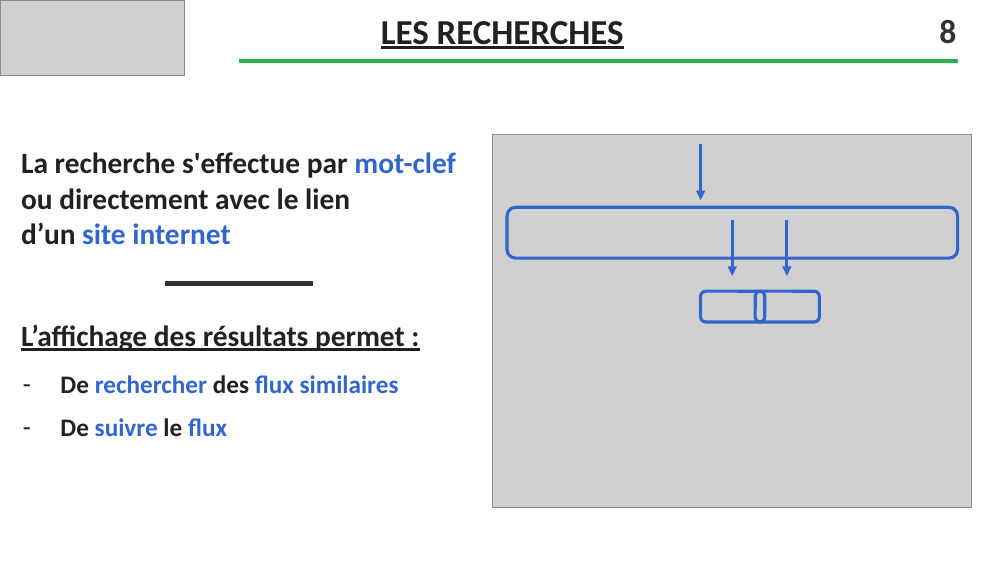
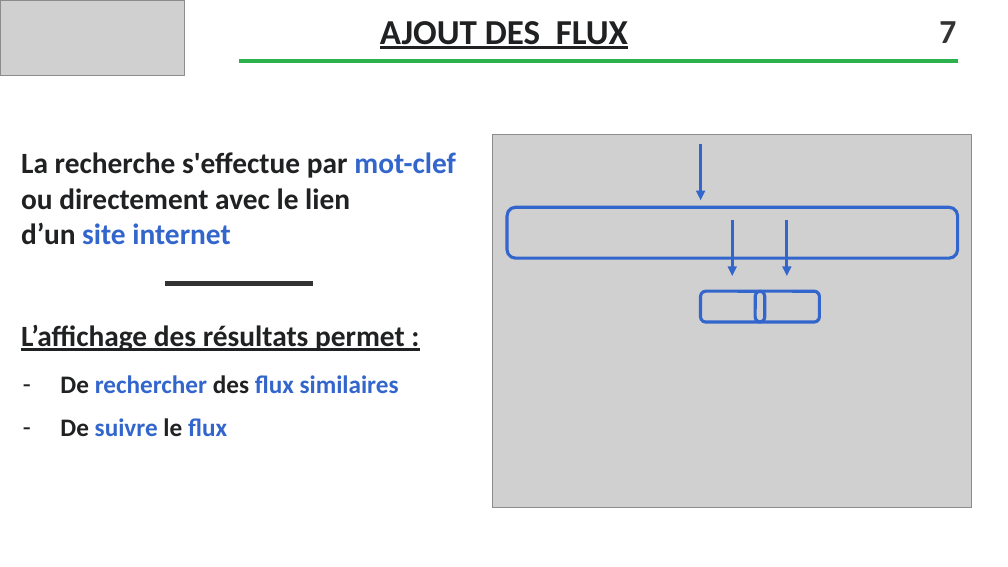
Before and after one commit to lionelagf/Menu-maker-by-qwenta, a slide deck: slide 9 of Faure_Lionel_1_veille_012024.pptx. Drawn at 1008x567 pixels with LibreOffice and Linux fonts; fonts in the diff are those of the drawing; grey boxes stand for pictures; background and template pictures are left out. Boxes give left, top, right and bottom in pixels: in the first picture for what was removed or moved away, otherwise in the second. Text is boxed around its words. In the diff, an @@ line names an element or a change of style, - is before the commit and + after.

```diff
--- a/Faure_Lionel_1_veille_012024.pptx
+++ b/Faure_Lionel_1_veille_012024.pptx
@@ text added at (x1=380, y1=21, x2=628, y2=49), 25 pt, text #202122, bold, underline @@
+AJOUT DES FLUX
@@ text removed at (x1=381, y1=21, x2=624, y2=49) @@
-LES RECHERCHES
@@ text at (x1=939, y1=21, x2=956, y2=43): text changed @@
-8
+7
```
Also in this commit, not shown: 9 other slides changed, 4 slides added, 6 other files.
